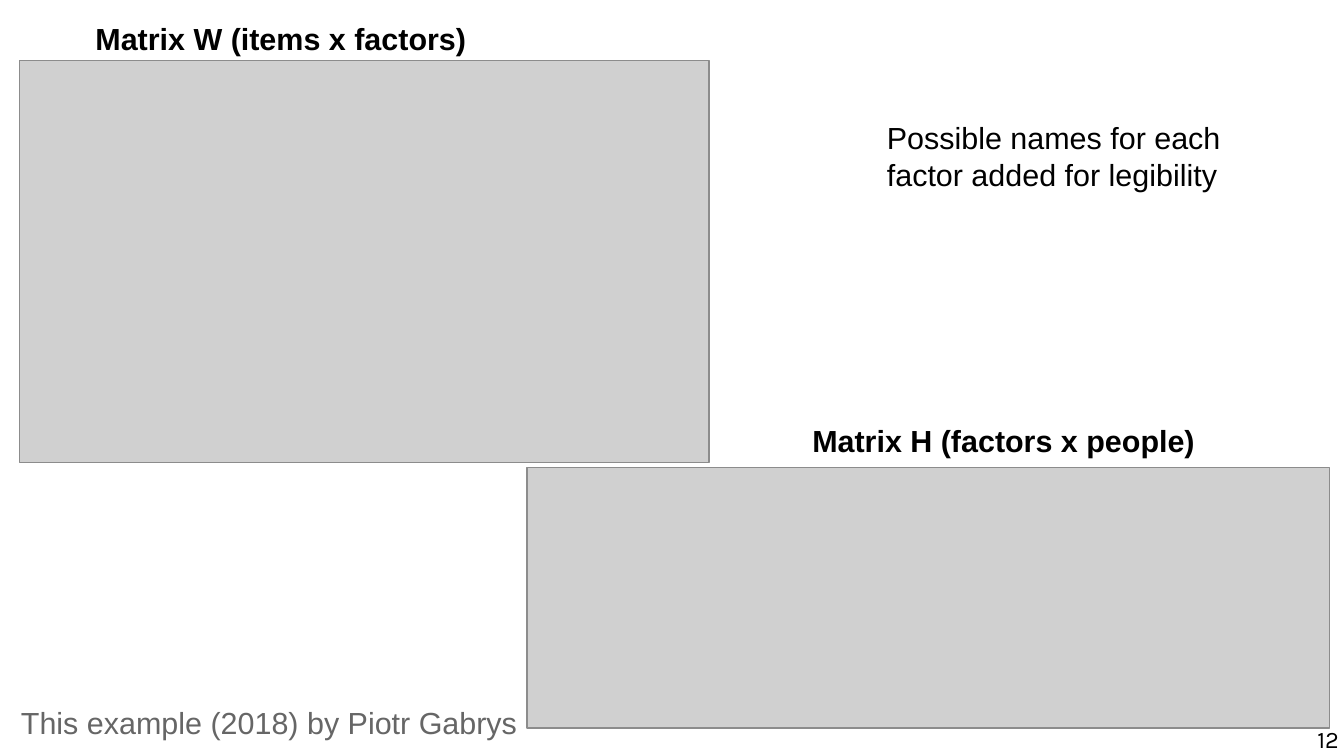
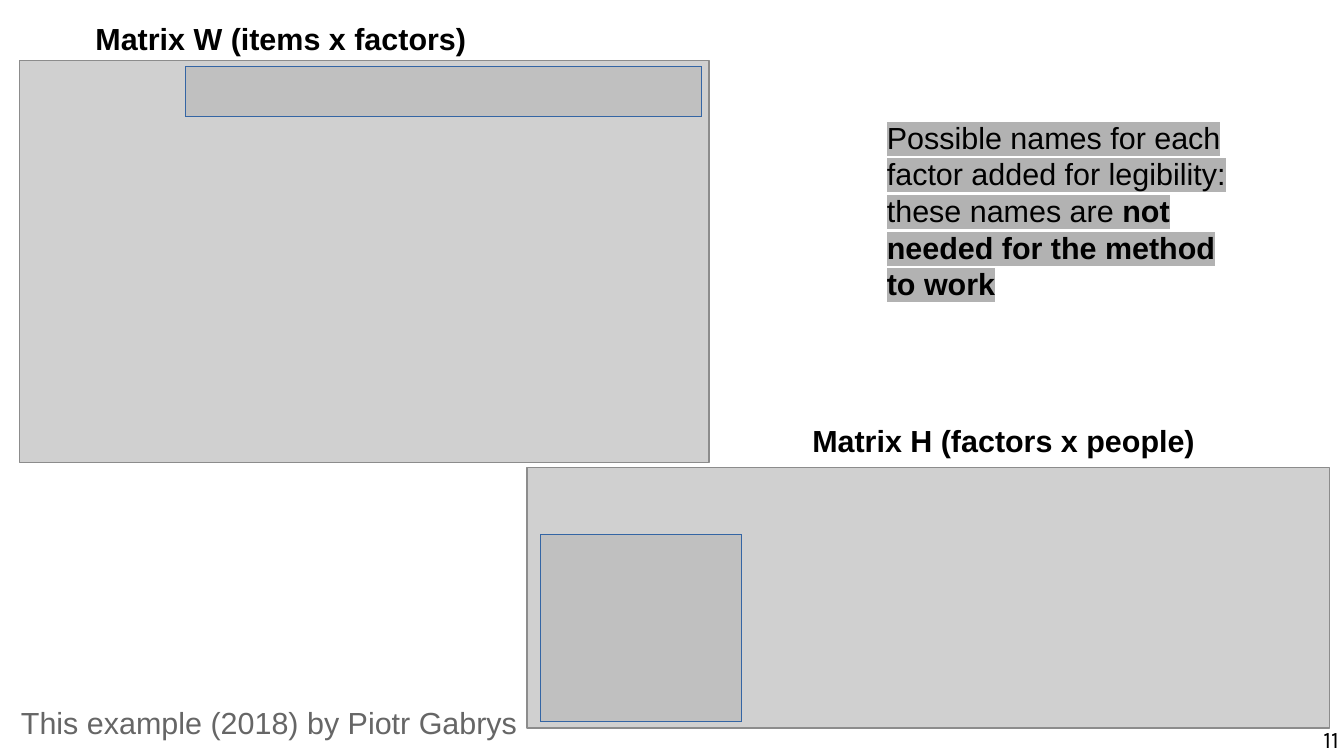
Before and after one commit to marco-calautti/data-mining-course, a slide deck: slide 11 of theory/odp/tt18_latent_factors_recommenders.odp (slide 12 before the commit). Drawn at 1344x756 pixels with LibreOffice and Linux fonts; fonts in the diff are those of the drawing; grey boxes stand for pictures. Boxes give left, top, right and bottom in pixels: in the first picture for what was removed or moved away, otherwise in the second. Text is boxed around its words. In the diff, an @@ line names an element or a change of style, - is before the commit and + after.

Commit message:
updates to latent factors

```diff
--- a/theory/odp/tt18_latent_factors_recommenders.odp
+++ b/theory/odp/tt18_latent_factors_recommenders.odp
@@ rectangle added at (x1=185, y1=67, x2=702, y2=117), fill #B2B2B2 at 50% opacity, outline #3465A4 0 pt @@
@@ text at (x1=887, y1=127, x2=1226, y2=296): text changed @@
-Possible names for each factor added for legibility
+Possible names for each factor added for legibility: these names are not needed for the method to work
@@ rectangle added at (x1=540, y1=534, x2=742, y2=722), fill #B2B2B2 at 50% opacity, outline #3465A4 0 pt @@
@@ page number at (x1=1323, y1=727, x2=1339, y2=748): text changed @@
-12
+11
```
Also in this commit, not shown: 4 other slides changed, 1 slide removed, 1 other file.
